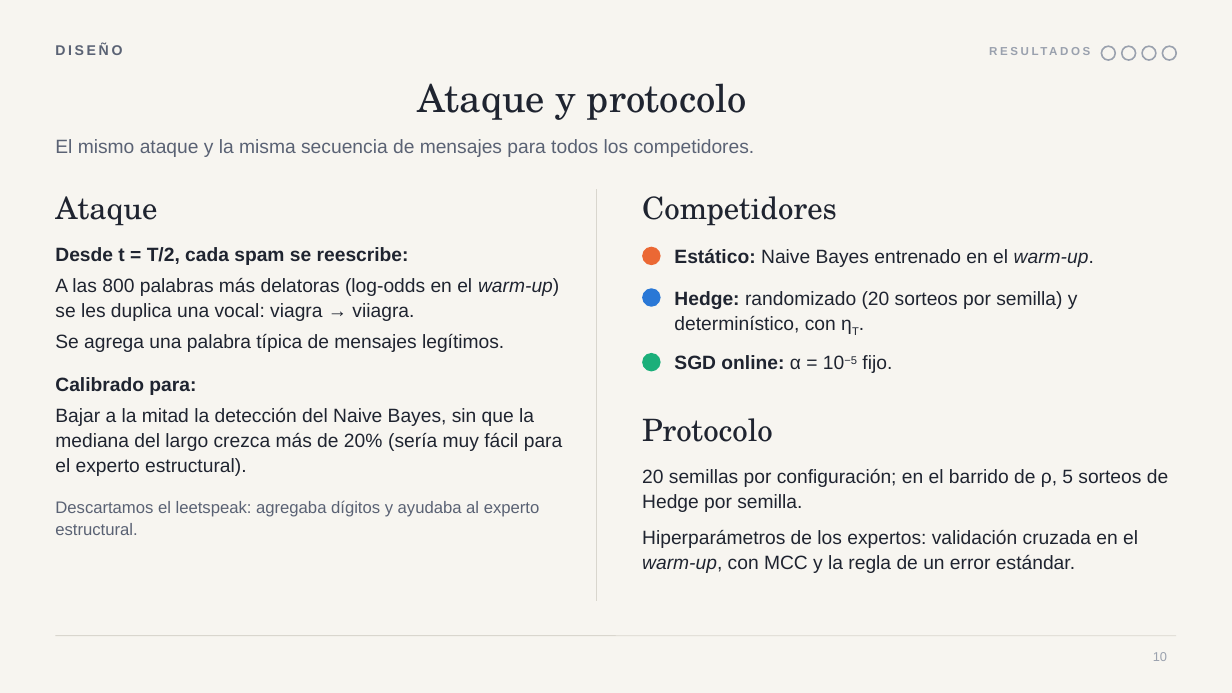
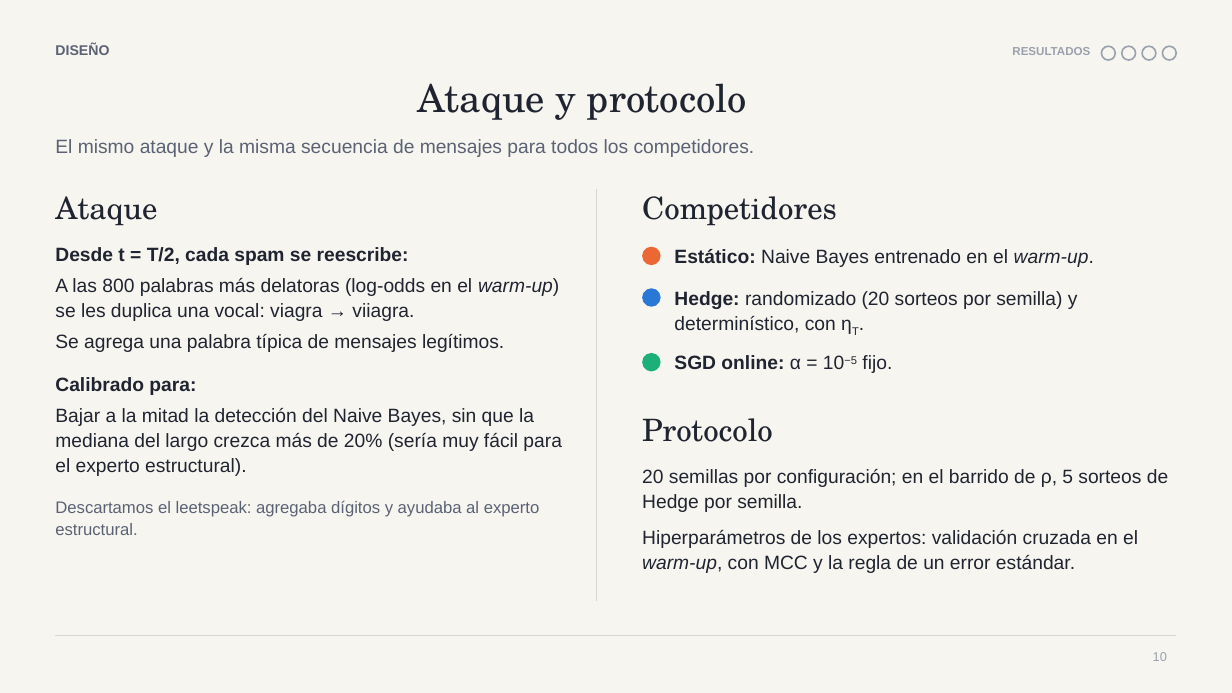
Before and after one commit to pmdiaz/spam-detection-hedge, a slide deck: slide 10 of presentacion/combinar_o_reentrenar v2.pptx. Drawn at 1232x693 pixels with LibreOffice and Linux fonts; fonts in the diff are those of the drawing. Boxes give left, top, right and bottom in pixels: in the first picture for what was removed or moved away, otherwise in the second. Text is boxed around its words. In the diff, an @@ line names an element or a change of style, - is before the commit and + after.

Commit message:
update presentacion

```diff
--- a/presentacion/combinar_o_reentrenar v2.pptx
+++ b/presentacion/combinar_o_reentrenar v2.pptx
@@ text "DISEÑO" at (x1=55, y1=44, x2=109, y2=55): letter spacing 2 to 0 pt @@
@@ text "RESULTADOS" at (x1=1012, y1=47, x2=1090, y2=55): letter spacing 2 to 0 pt @@
@@ text "Desde t = T/2, cada ..." at (x1=55, y1=247, x2=562, y2=535): less space between paragraphs; more space between paragraphs @@
```
Also in this commit, not shown: 20 other slides changed.
